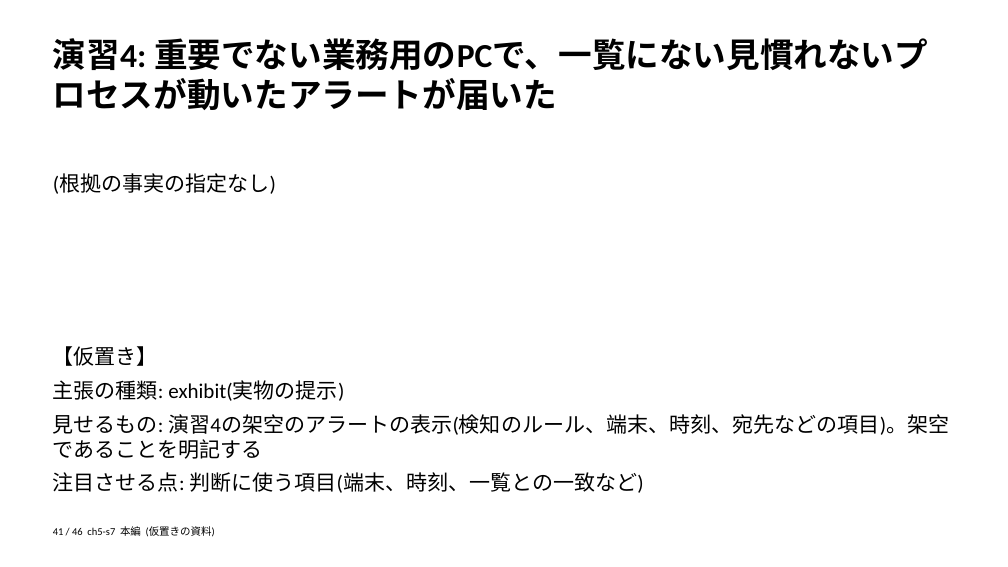
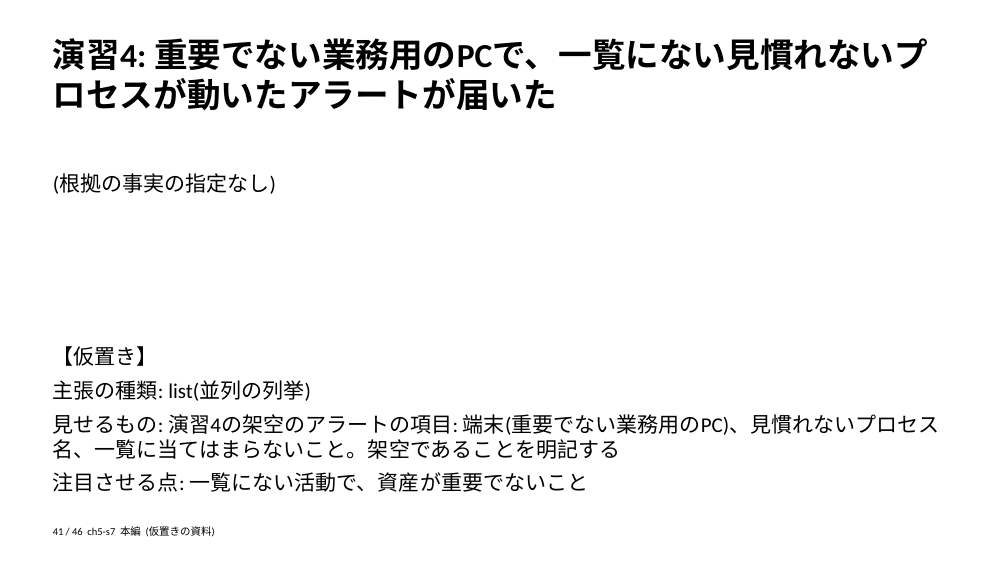
Before and after one commit to zyuuryuu/PPTX-Planner, a slide deck: slide 41 of trial/deck/preview/placeholder.pptx. Drawn at 1008x567 pixels with LibreOffice and Linux fonts; fonts in the diff are those of the drawing. Boxes give left, top, right and bottom in pixels: in the first picture for what was removed or moved away, otherwise in the second. Text is boxed around its words. In the diff, an @@ line names an element or a change of style, - is before the commit and + after.

```diff
--- a/trial/deck/preview/placeholder.pptx
+++ b/trial/deck/preview/placeholder.pptx
@@ text at (x1=53, y1=380, x2=940, y2=492): text changed @@
-主張の種類: exhibit(実物の提示)
-見せるもの: 演習4の架空のアラートの表示(検知のルール、端末、時刻、宛先などの項目)。架空であることを明記する
-注目させる点: 判断に使う項目(端末、時刻、一覧との一致など)
+主張の種類: list(並列の列挙)
+見せるもの: 演習4の架空のアラートの項目: 端末(重要でない業務用のPC)、見慣れないプロセス名、一覧に当てはまらないこと。架空であることを明記する
+注目させる点: 一覧にない活動で、資産が重要でないこと
```
Also in this commit, not shown: 28 other slides changed, 4 other files.
